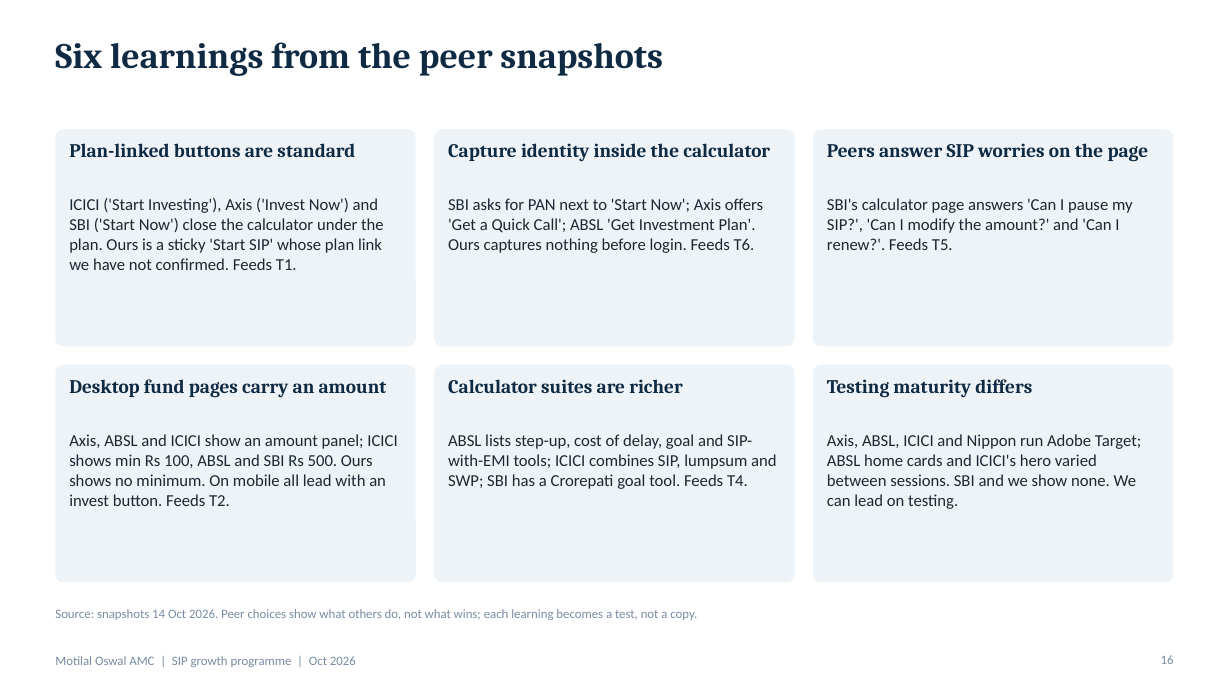
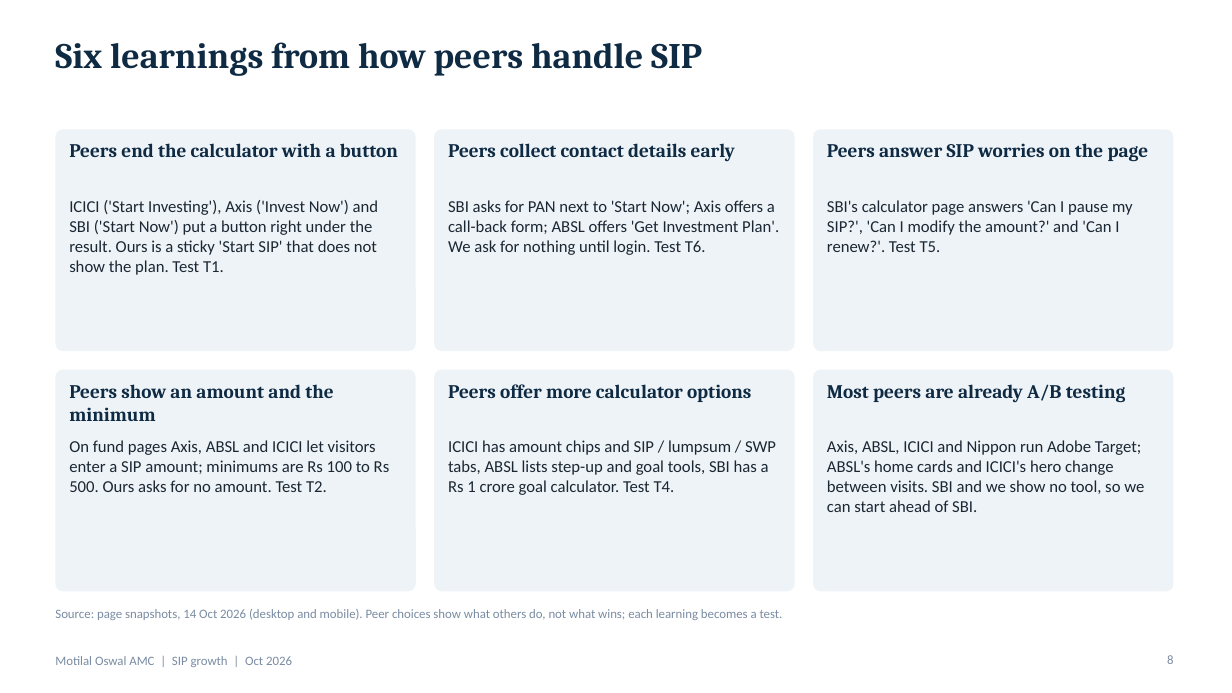
Before and after one commit to mandy7/Projects, a slide deck: slide 8 of SIP_Growth_Programme.pptx (slide 16 before the commit). Drawn at 1232x693 pixels with LibreOffice and Linux fonts; fonts in the diff are those of the drawing. Boxes give left, top, right and bottom in pixels: in the first picture for what was removed or moved away, otherwise in the second. Text is boxed around its words. In the diff, an @@ line names an element or a change of style, - is before the commit and + after.

```diff
--- a/SIP_Growth_Programme.pptx
+++ b/SIP_Growth_Programme.pptx
@@ title at (55,42,702,76): text changed @@
-Six learnings from the peer snapshots
+Six learnings from how peers handle SIP
@@ rounded rectangle: place and size @@
-rounded rectangle at (55,129,416,347)
+rounded rectangle at (55,129,416,351)
@@ text at (69,143,398,157): text changed @@
-Plan-linked buttons are standard
+Peers end the calculator with a button
@@ rounded rectangle: place and size @@
-rounded rectangle at (434,129,795,347)
+rounded rectangle at (434,129,795,351)
@@ text at (448,143,735,162): text changed @@
-Capture identity inside the calculator
+Peers collect contact details early
@@ rounded rectangle: place and size @@
-rounded rectangle at (813,129,1174,347)
+rounded rectangle at (813,129,1174,351)
@@ text at (69,200,378,275): text changed @@
-ICICI ('Start Investing'), Axis ('Invest Now') and SBI ('Start Now') close the calculator under the plan. Ours is a sticky 'Start SIP' whose plan link we have not confirmed. Feeds T1.
+ICICI ('Start Investing'), Axis ('Invest Now') and SBI ('Start Now') put a button right under the result. Ours is a sticky 'Start SIP' that does not show the plan. Test T1.
@@ text at (448,200,779,255): text changed @@
-SBI asks for PAN next to 'Start Now'; Axis offers 'Get a Quick Call'; ABSL 'Get Investment Plan'. Ours captures nothing before login. Feeds T6.
+SBI asks for PAN next to 'Start Now'; Axis offers a call-back form; ABSL offers 'Get Investment Plan'. We ask for nothing until login. Test T6.
@@ text at (827,200,1133,252): text changed @@
-SBI's calculator page answers 'Can I pause my SIP?', 'Can I modify the amount?' and 'Can I renew?'. Feeds T5.
+SBI's calculator page answers 'Can I pause my SIP?', 'Can I modify the amount?' and 'Can I renew?'. Test T5.
@@ rounded rectangle: place and size @@
-rounded rectangle at (55,365,416,582)
+rounded rectangle at (55,370,416,592)
@@ text at (69,384,333,421): text changed @@
-Desktop fund pages carry an amount
+Peers show an amount and the minimum
@@ rounded rectangle: place and size @@
-rounded rectangle at (434,365,795,582)
+rounded rectangle at (434,370,795,592)
@@ text at (448,384,752,402): text changed @@
-Calculator suites are richer
+Peers offer more calculator options
@@ proportions changed in 6 elements at (55,129,416,351), (434,129,795,351), (813,129,1174,351), (55,370,416,592), (434,370,795,592), (813,370,1174,592) @@
@@ rounded rectangle: place and size @@
-rounded rectangle at (813,365,1174,582)
+rounded rectangle at (813,370,1174,592)
@@ text at (827,384,1126,403): text changed @@
-Testing maturity differs
+Most peers are already A/B testing
@@ text at (69,440,390,492): text changed @@
-Axis, ABSL and ICICI show an amount panel; ICICI shows min Rs 100, ABSL and SBI Rs 500. Ours shows no minimum. On mobile all lead with an invest button. Feeds T2.
+On fund pages Axis, ABSL and ICICI let visitors enter a SIP amount; minimums are Rs 100 to Rs 500. Ours asks for no amount. Test T2.
@@ text at (448,440,776,495): text changed @@
-ABSL lists step-up, cost of delay, goal and SIP-with-EMI tools; ICICI combines SIP, lumpsum and SWP; SBI has a Crorepati goal tool. Feeds T4.
+ICICI has amount chips and SIP / lumpsum / SWP tabs, ABSL lists step-up and goal tools, SBI has a Rs 1 crore goal calculator. Test T4.
@@ text at (827,440,1144,512): text changed @@
-Axis, ABSL, ICICI and Nippon run Adobe Target; ABSL home cards and ICICI's hero varied between sessions. SBI and we show none. We can lead on testing.
+Axis, ABSL, ICICI and Nippon run Adobe Target; ABSL's home cards and ICICI's hero change between visits. SBI and we show no tool, so we can start ahead of SBI.
@@ text at (55,609,783,620): text changed @@
-Source: snapshots 14 Oct 2026. Peer choices show what others do, not what wins; each learning becomes a test, not a copy.
+Source: page snapshots, 14 Oct 2026 (desktop and mobile). Peer choices show what others do, not what wins; each learning becomes a test.
@@ text at (55,656,292,667): text changed @@
-Motilal Oswal AMC | SIP growth programme | Oct 2026
+Motilal Oswal AMC | SIP growth | Oct 2026
@@ page number at (1167,655,1173,664): text changed @@
-16
+8
```
Also in this commit, not shown: 11 other slides changed, 6 slides added, 19 slides removed.
